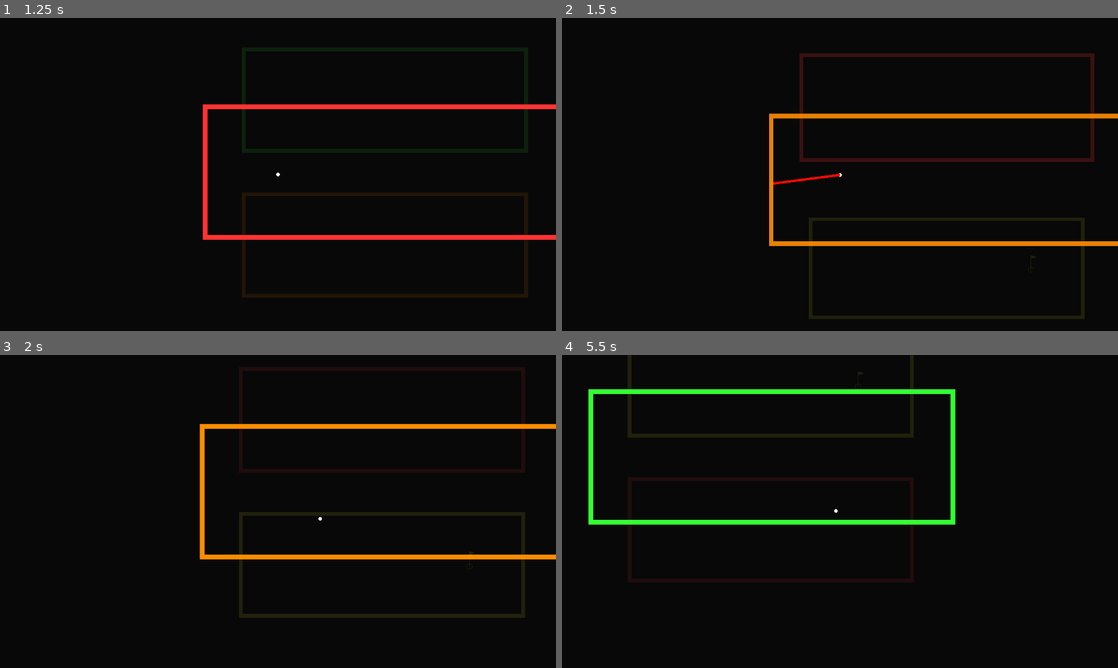
Above: before the commit, frames 1-4 (two rows, left to right).
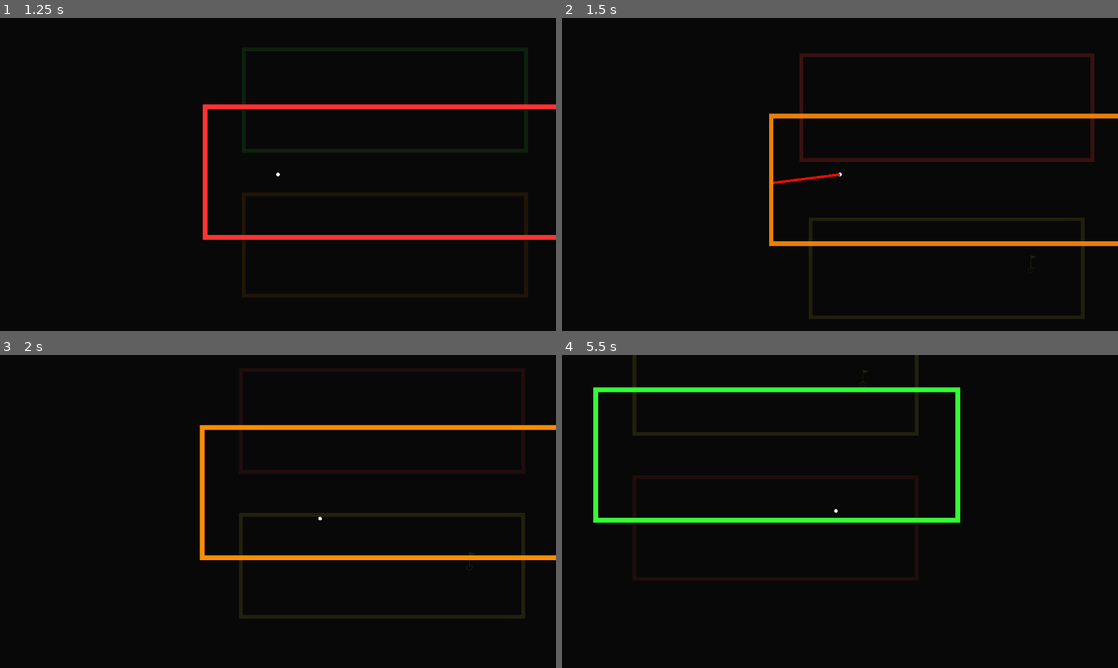
Above: after the commit, the same moments.

Repository: Renovare10/dimensional-golf
Game: Godot game, scene res://ui/MainMenu.tscn
The game is run twice, just before and just after one commit, with the same random seed, the same clock (stepped at 60 frames per second) and the same inputs.
Inputs (mouse positions are in pixels of both pictures, inside the frame that each line leads up to):
- Up to frame 1 (1.25 s): click "Play" at 0.5 s
- Up to frame 2 (1.5 s): tap Enter at 1.25 s; move the mouse to (962, 158) at 1.27 s; hold Q (switch_layer_next) from 1.28 s (still down); click (962, 158) at 1.42 s
- Up to frame 3 (2 s): keep holding Q (switch_layer_next)
- Up to frame 4 (5.5 s): release Q (switch_layer_next) at 2 s; drag from (728, 527) to (1029, 564) at 2.02 s; move the mouse to (895, 442) at 2.77 s; hold Q (switch_layer_next) 2.78-3.5 s; click (895, 442) at 2.92 s; drag from (812, 574) to (673, 464) at 3.52 s; move the mouse to (1006, 558) at 4.27 s; hold Q (switch_layer_next) 4.28-5 s; click (1006, 558) at 4.42 s; drag from (673, 464) to (845, 386) at 5.02 s

Frame 1 is identical in both runs. In frame 2, less than 0.1% of the frame differs, in the area x 38-51%, y 49-54%; in frame 3, 1.4%; in frame 4, 6.0%, in the area x 4-72%, y 0-73%.

Commit message:
Update transition grace period

Diff:
--- a/levels/dimension_manager.gd
+++ b/levels/dimension_manager.gd
@@ -14,7 +14,7 @@
 var ball: CharacterBody2D
 var check_timer: float = 0.0
 var grace_timer: float = 1.2
-var transition_grace: float = 0.0   # ← NEW: disables safe-area check during switch
+var transition_grace: float = 0.0
 
 @onready var visualizer = $Visualizer
 @onready var safe_area = $SafeAreaGenerator
@@ -44,11 +44,8 @@
 
 	if check_timer > 0.1:
 		check_timer = 0.0
-
-		# Skip check entirely while transitioning
 		if transition_grace > 0.0:
 			return
-
 		if ball and grace_timer > 0.8 and not safe_area.is_ball_in_safe_area(current_index, ball):
 			ball.respawn()
 			grace_timer = 0.0
@@ -63,14 +60,26 @@
 
 func _switch_to(new_index: int) -> void:
 	current_index = new_index
-	transition_grace = transition_time + 0.1   # ← protects the entire animation
+
+	# Disable ball collisions during transition
+	if ball:
+		ball.collision_mask = 0
+
+	transition_grace = transition_time + 0.15
 	visualizer.animate_switch(current_index)
+
+	# Re-enable correct collisions after tween finishes
+	get_tree().create_timer(transition_time + 0.1).timeout.connect(_restore_collisions)
+
 	_update_ball_collision_mask()
 	dimension_changed.emit(current_index, dimension_colors[current_index % dimension_colors.size()])
 
+func _restore_collisions() -> void:
+	if ball:
+		ball.collision_mask = 1 << current_index
+
 func _update_ball_collision_mask() -> void:
 	if ball:
-		ball.collision_mask = 1 << current_index
 		ball.collision_layer = 1
 
 func _set_layer_collision_bit(layer: Node2D, idx: int) -> void:
--- a/levels/dimension_visualizer.gd
+++ b/levels/dimension_visualizer.gd
@@ -3,6 +3,9 @@
 @export var layer_spacing: float = 150.0
 @export var nearby_opacity: float = 0.35
 @export var distant_opacity: float = 0.08
+
+@export var nearby_scale: float = 0.78
+@export var distant_scale: float = 0.52
 
 var layers: Array[Node2D] = []
 var tween: Tween
@@ -31,11 +34,11 @@
 			target_alpha = 1.0
 		elif abs(rel) == 1:
 			target_y = rel * layer_spacing
-			target_scale = 0.78
+			target_scale = nearby_scale
 			target_alpha = nearby_opacity
 		else:
 			target_y = rel * layer_spacing * 2.0
-			target_scale = 0.52
+			target_scale = distant_scale
 			target_alpha = distant_opacity
 
 		layer.z_index = 10 if rel == 0 else -abs(rel)
@@ -58,12 +61,12 @@
 			layer.z_index = 10
 		elif abs(rel) == 1:
 			layer.position.y = rel * layer_spacing
-			layer.scale = Vector2(0.78, 0.78)
+			layer.scale = Vector2(nearby_scale, nearby_scale)
 			layer.modulate.a = nearby_opacity
 			layer.z_index = -1
 		else:
 			layer.position.y = rel * layer_spacing * 2.0
-			layer.scale = Vector2(0.52, 0.52)
+			layer.scale = Vector2(distant_scale, distant_scale)
 			layer.modulate.a = distant_opacity
 			layer.z_index = -2
 		_tint_layer(layer)
--- a/levels/level_01.tscn
+++ b/levels/level_01.tscn
@@ -12,6 +12,7 @@
 
 [node name="LayersContainer" type="Node2D" parent="." unique_id=1459958479]
 script = ExtResource("1_mllcm")
+transition_time = 0.1
 
 [node name="Layer0" type="Node2D" parent="LayersContainer" unique_id=155930399]
 
